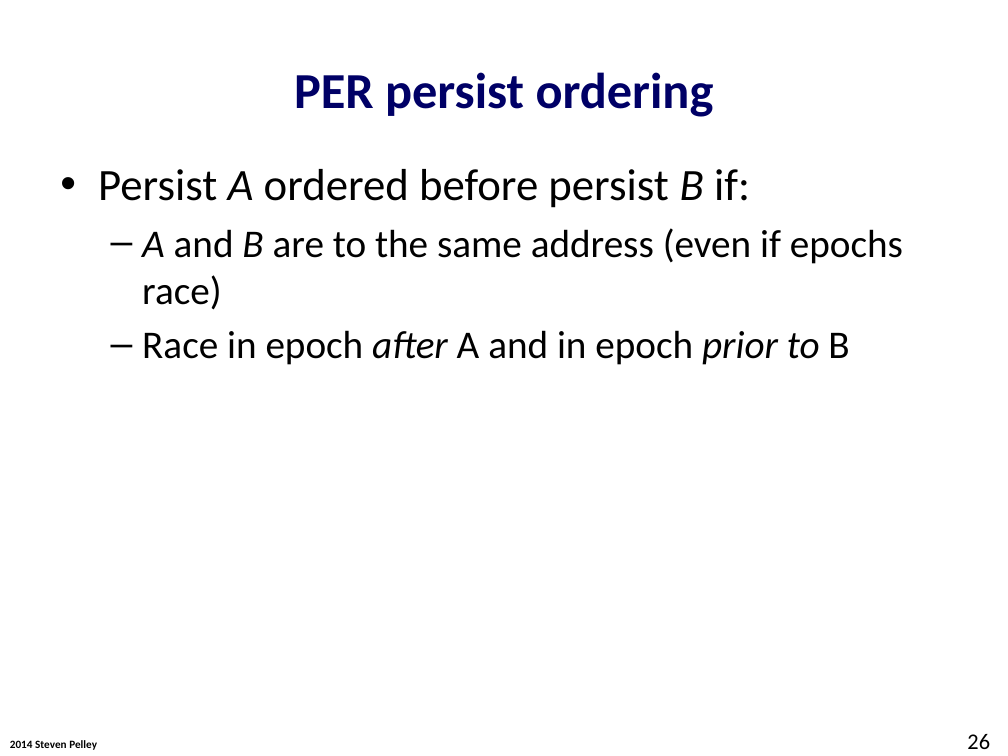
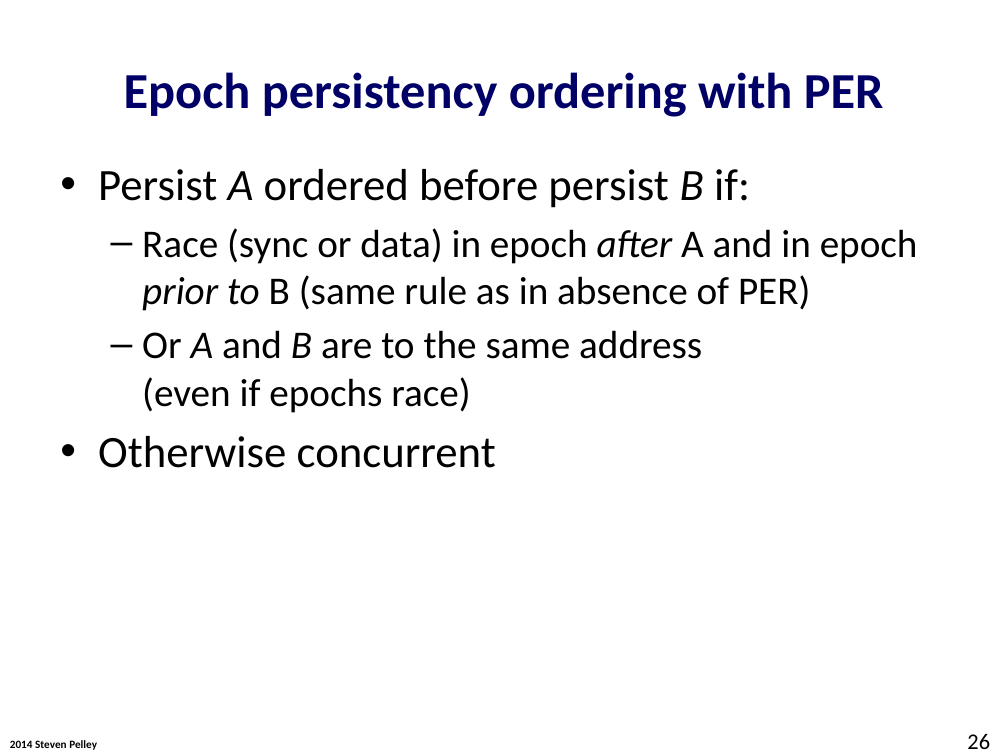
Before and after one commit to Abulila/dissertation, a slide deck: slide 26 of proposal/defense.pptx. Drawn at 1008x756 pixels with LibreOffice and Linux fonts; fonts in the diff are those of the drawing; background and template pictures are left out. Boxes give left, top, right and bottom in pixels: in the first picture for what was removed or moved away, otherwise in the second. Text is boxed around its words. In the diff, an @@ line names an element or a change of style, - is before the commit and + after.

```diff
--- a/proposal/defense.pptx
+++ b/proposal/defense.pptx
@@ title at box(124, 72, 884, 117): text changed @@
-PER persist ordering
+Epoch persistency ordering with PER
@@ text at box(98, 228, 918, 468): text changed @@
-  – A and B are to the same address (even if epochs race)
-  – Race in epoch after A and in epoch prior to B
+  – Race (sync or data) in epoch after A and in epoch prior to B (same rule as in absence of PER)
+  – Or A and B are to the same address
+    (even if epochs race)
+• Otherwise concurrent
```
Also in this commit, not shown: 11 other slides changed, 12 slides added.
